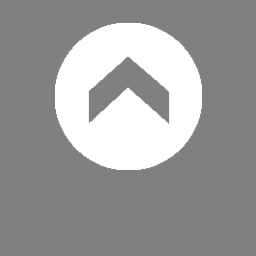
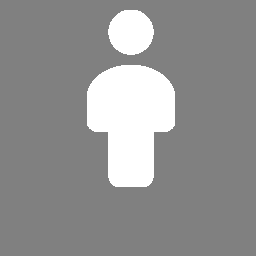
Two versions of the same layered image (256 × 256). Layer-by-layer changes:
added layer "Игрок" above "Маркер" over [left=87, top=10, right=175, bottom=187]
hid "Маркер" over [left=55, top=23, right=202, bottom=170]
